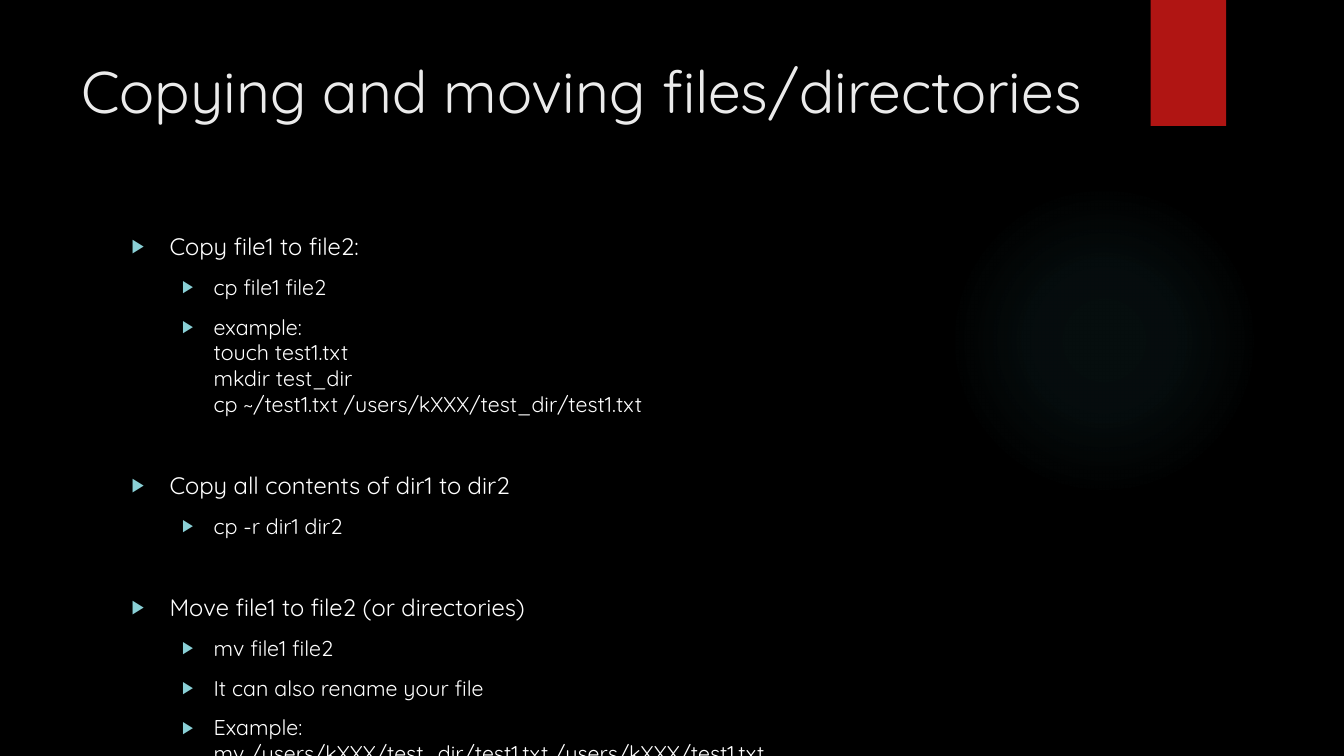
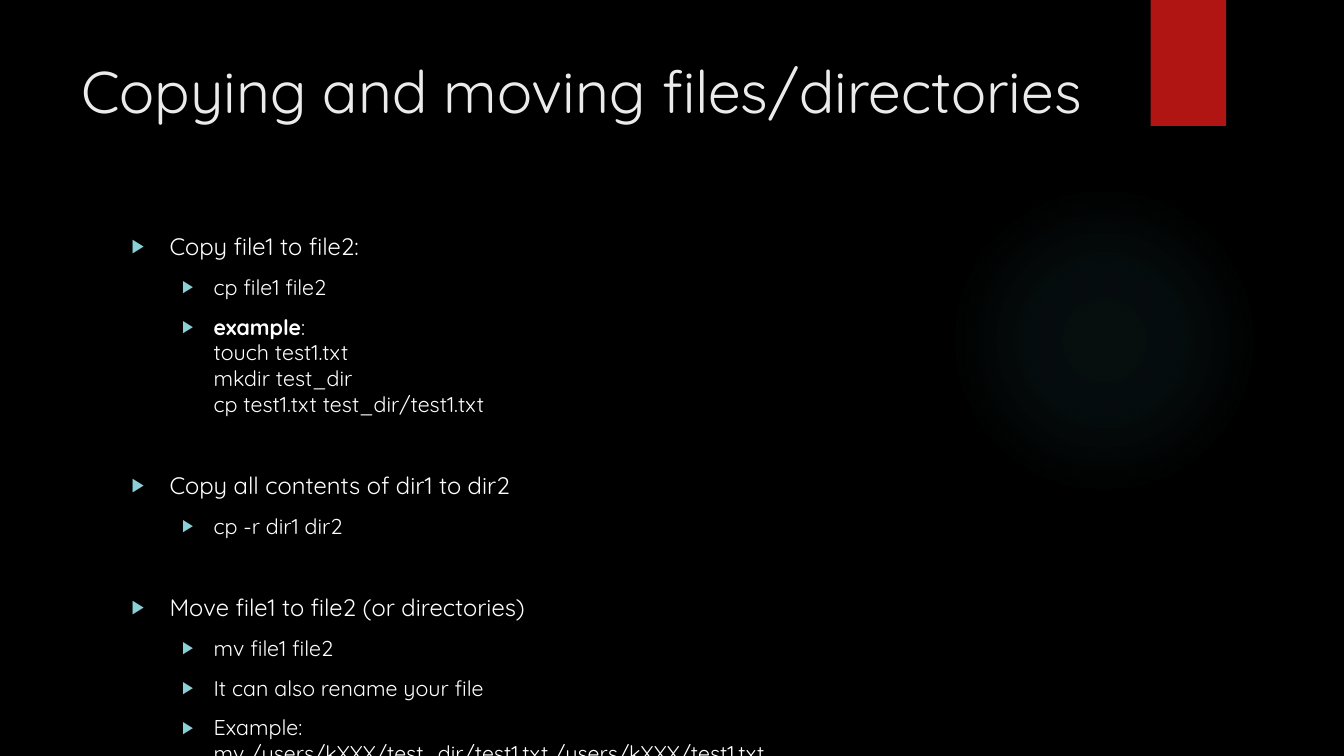
Before and after one commit to muharif/MicrobiomeKCL2020, a slide deck: slide 26 of IntroToLinux.pptx (slide 33 before the commit). Drawn at 1344x756 pixels with LibreOffice and Linux fonts; fonts in the diff are those of the drawing; background and template pictures are left out. Boxes give left, top, right and bottom in pixels: in the first picture for what was removed or moved away, otherwise in the second. Text is boxed around its words. In the diff, an @@ line names an element or a change of style, - is before the commit and + after.

```diff
--- a/IntroToLinux.pptx
+++ b/IntroToLinux.pptx
@@ text at (x1=214, y1=319, x2=484, y2=416): text changed @@
-  ▶ example:
-    touch test1.txt
-    mkdir test_dir
-    cp ~/test1.txt /users/kXXX/test_dir/test1.txt
+  ▶ example:
+    touch test1.txt
+    mkdir test_dir
+    cp test1.txt test_dir/test1.txt
```
Also in this commit, not shown: 5 slides added.
